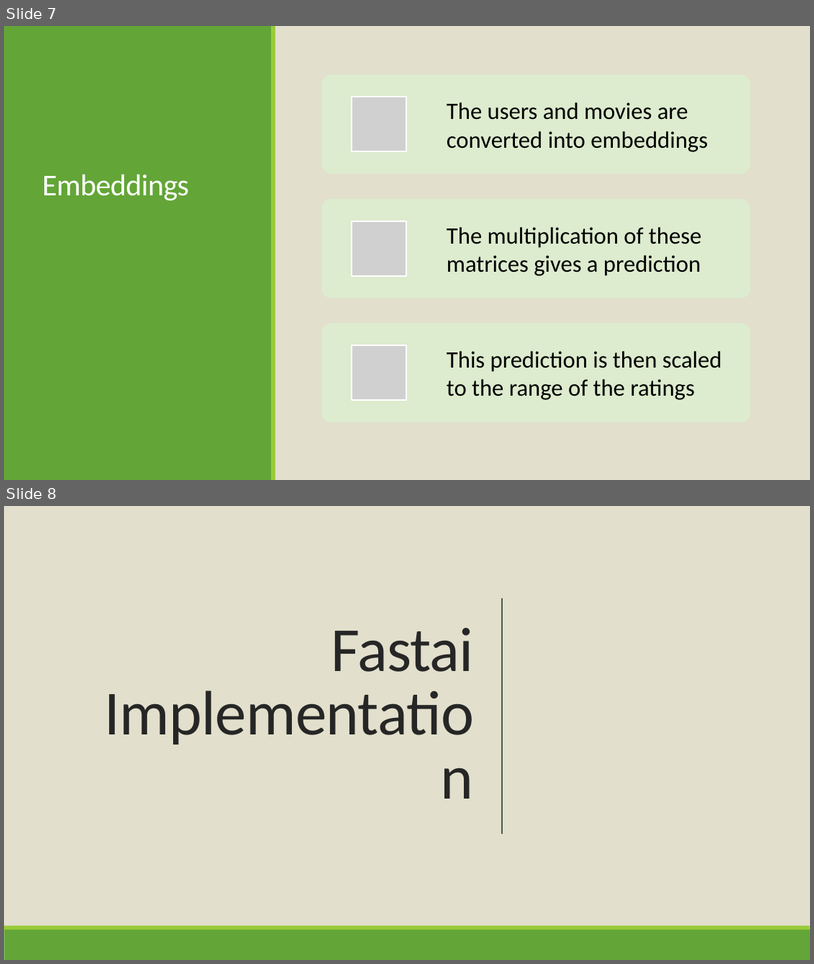
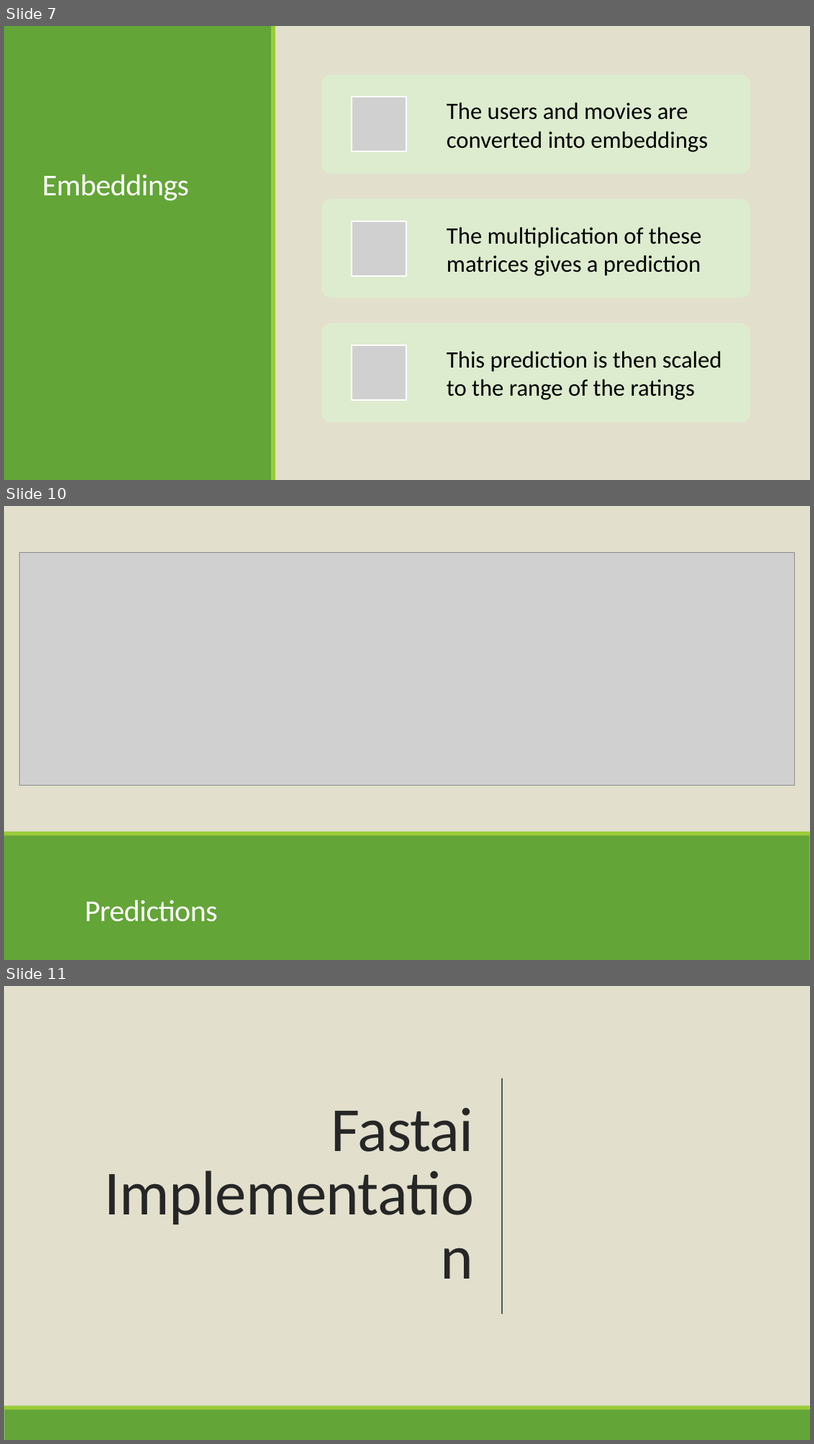
Before and after one commit to ChrisAlex2104/-Recommendation-using-Collaborative-Filtering, a slide deck: AI presentation.pptx. Shown one above the other, each under a label of ours: slides 7 and 8 before the commit, slides 7, 10 and 11 after it; the slides between them are not shown. The pictures are 814x964 and 814x1444 pixels, drawn with LibreOffice and Linux fonts; fonts in the diff are those of the drawing; grey boxes stand for pictures. Boxes give left, top, right and bottom in pixels: in the first picture for what was removed or moved away, otherwise in the second. Text is boxed around its words. In the diff, an @@ line names an element or a change of style, - is before the commit and + after.

```diff
--- a/AI presentation.pptx
+++ b/AI presentation.pptx
@@ slide 10 added at box(4, 506, 810, 960), background #E2DFCC @@
@@ picture added at box(19, 553, 795, 786) @@
@@ rectangle added at box(4, 834, 810, 959), fill #63A537 @@
@@ rectangle added at box(4, 831, 810, 835), fill #99CB38 @@
@@ title added at box(85, 900, 218, 921), 27 pt, text #FFFFFF @@
+Predictions
@@ what was slide 8 is now slide 11 @@
```
Also in this commit, not shown: 4 slides changed, 2 other slides added, 1 other file.
